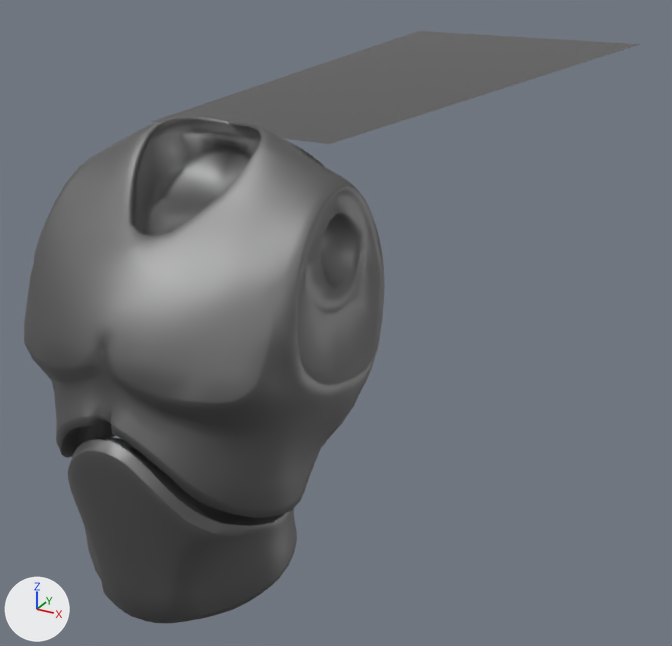
An edit to the FBX model Blender/UEFY2.0 - Armor Assets/ExportedFbx/SkeletalMesh/BasicCape/SK_BasicCape.fbx, drawn before and after from the same camera.
The view is the same before and after, from a 50 mm camera at (0.656, -0.792, 1.848) aimed at (-0.04, 0.472, 1.217). The lights are fixed; the arrows at lower left show +X, +Y and +Z. Where no turn or scale is listed for an object, it has been applied to the vertices.

Names of what the first picture shows: 'BasicCapeMesh.001'.
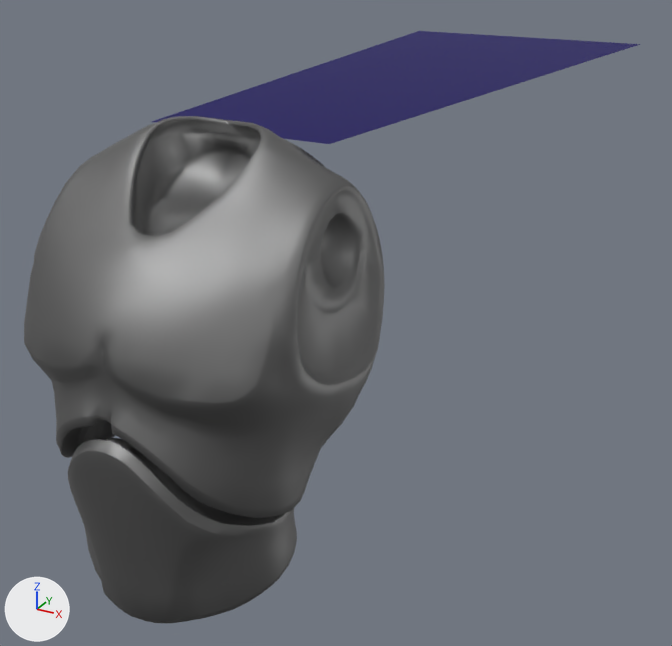
Changed parts and their boxes (x1, y1, x2, y2) in the pictures (672 x 646 px):
'BasicCapeMesh.001', recoloured (grey to blue)
    both: (151, 31, 640, 144)

The change, as a diff of the scene's bpy script:
```diff
--- a/Blender/UEFY2.0 - Armor Assets/ExportedFbx/SkeletalMesh/BasicCape/SK_BasicCape.fbx.py
+++ b/Blender/UEFY2.0 - Armor Assets/ExportedFbx/SkeletalMesh/BasicCape/SK_BasicCape.fbx.py
@@ mat_m_ue4man_chestlogo @@
 mat_m_ue4man_chestlogo = principled_material('M_UE4Man_ChestLogo')
-mat_m_ue4man_chestlogo.base_color = (0.216, 0.216, 0.216)  # grey #808080
+mat_m_ue4man_chestlogo.base_color = (0.02, 0.0105, 0.216)  # blue #271a80
 mat_m_ue4man_chestlogo.metallic = 1.0
```
